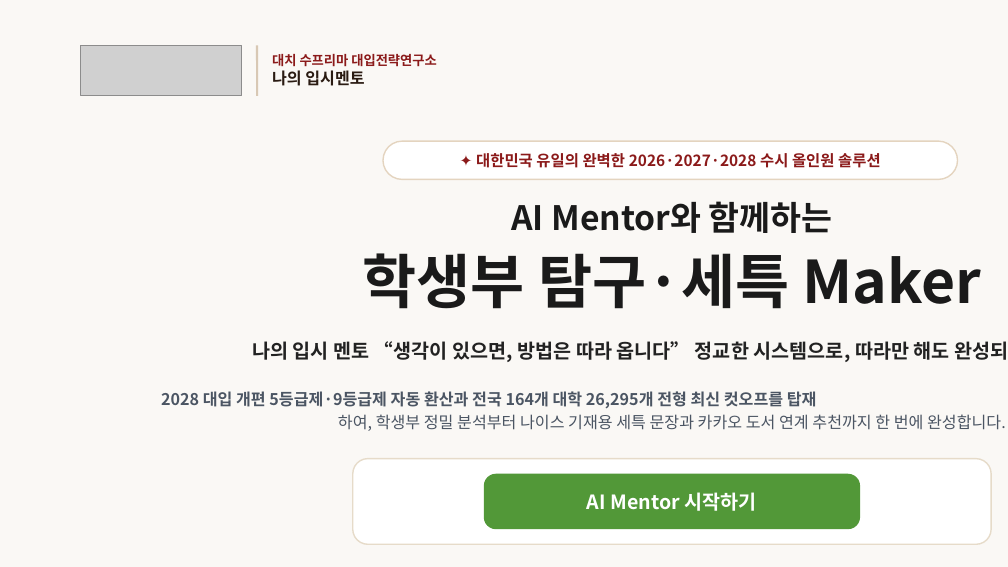
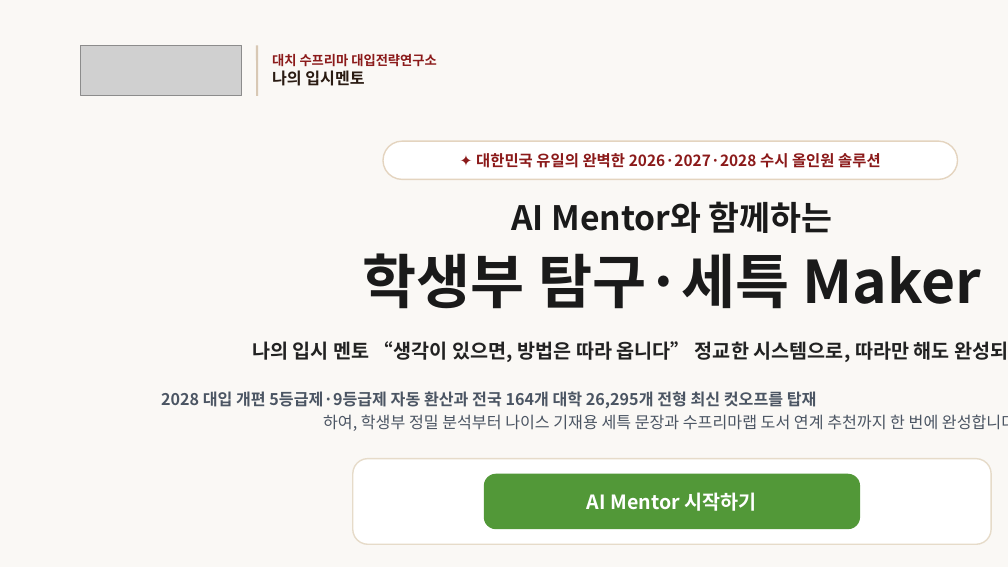
Before and after one commit to ipsicreator/consultant-app, a slide deck: slide 1 of public/guides/대치수프리마_나의입시멘토_컨설턴트앱_B2B_제안서.pptx. Drawn at 1008x567 pixels with LibreOffice and Linux fonts; fonts in the diff are those of the drawing; grey boxes stand for pictures. Boxes give left, top, right and bottom in pixels: in the first picture for what was removed or moved away, otherwise in the second. Text is boxed around its words. In the diff, an @@ line names an element or a change of style, - is before the commit and + after.

Commit message:
refactor: 도서 DB 브랜드 표기 일원화 (카카오 ➔ 수프리마랩 도서 DB)

```diff
--- a/public/guides/대치수프리마_나의입시멘토_컨설턴트앱_B2B_제안서.pptx
+++ b/public/guides/대치수프리마_나의입시멘토_컨설턴트앱_B2B_제안서.pptx
@@ text at (161,391,1008,431): text changed @@
-2028 대입 개편 5등급제·9등급제 자동 환산과 전국 164개 대학 26,295개 전형 최신 컷오프를 탑재
-하여, 학생부 정밀 분석부터 나이스 기재용 세특 문장과 카카오 도서 연계 추천까지 한 번에 완성합니다.
+2028 대입 개편 5등급제·9등급제 자동 환산과 전국 164개 대학 26,295개 전형 최신 컷오프를 탑재
+하여, 학생부 정밀 분석부터 나이스 기재용 세특 문장과 수프리마랩 도서 연계 추천까지 한 번에 완성합니다.
```
Also in this commit, not shown: 7 other slides changed, 15 other files.
